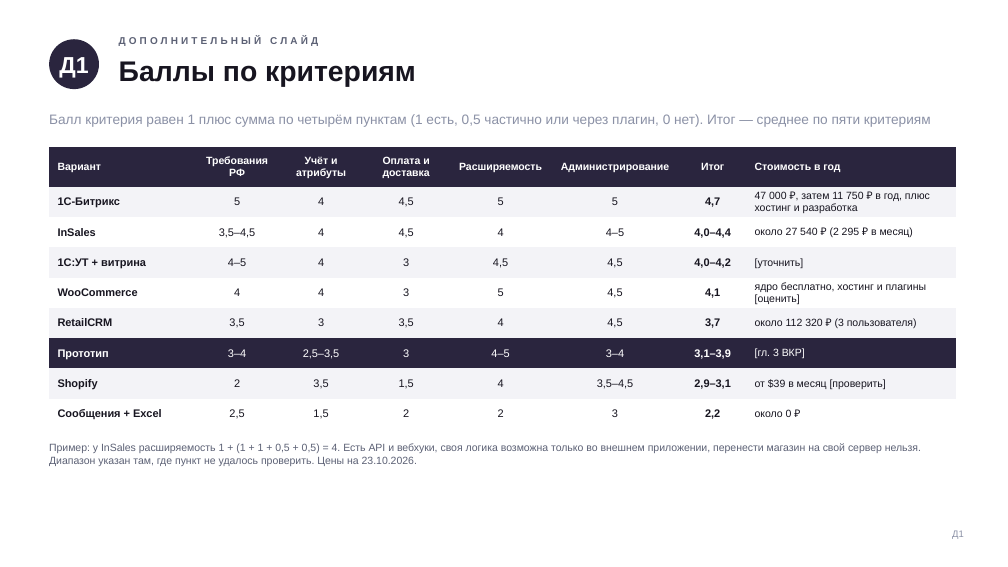
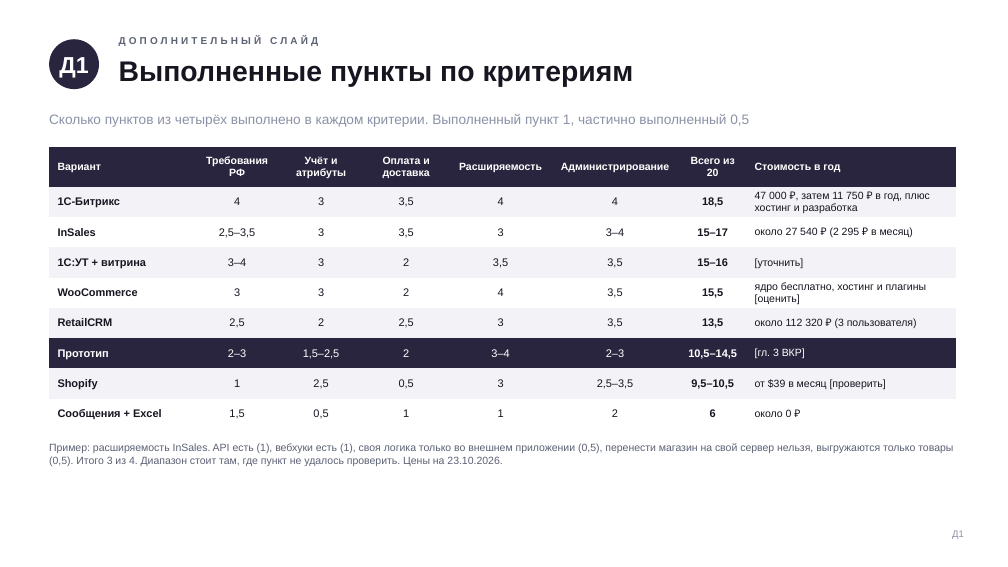
Before and after one commit to vfirsov/vfirsov-vr22-vkr, a slide deck: slide 11 of docs/Сравнение с аналогами — презентация.pptx. Drawn at 1008x567 pixels with LibreOffice and Linux fonts; fonts in the diff are those of the drawing; background and template pictures are left out. Boxes give left, top, right and bottom in pixels: in the first picture for what was removed or moved away, otherwise in the second. Text is boxed around its words. In the diff, an @@ line names an element or a change of style, - is before the commit and + after.

```diff
--- a/docs/Сравнение с аналогами — презентация.pptx
+++ b/docs/Сравнение с аналогами — презентация.pptx
@@ title at [119,61,634,87]: text changed @@
-Баллы по критериям
+Выполненные пункты по критериям
@@ text at [49,114,749,127]: text changed @@
-Балл критерия равен 1 плюс сумма по четырём пунктам (1 есть, 0,5 частично или через плагин, 0 нет). Итог — среднее по пяти критериям
+Сколько пунктов из четырёх выполнено в каждом критерии. Выполненный пункт 1, частично выполненный 0,5
@@ table at [49,147,957,423] @@
-row 1, column 7: Итог
+row 1, column 7: Всего из 20
-row 2: 1С-Битрикс | 5 | 4 | 4,5 | 5 | 5 | 4,7 | 47 000 ₽, затем 11 750 ₽ в год, плюс хостинг и разработка
+row 2: 1С-Битрикс | 4 | 3 | 3,5 | 4 | 4 | 18,5 | 47 000 ₽, затем 11 750 ₽ в год, плюс хостинг и разработка
-row 3: InSales | 3,5–4,5 | 4 | 4,5 | 4 | 4–5 | 4,0–4,4 | около 27 540 ₽ (2 295 ₽ в месяц)
+row 3: InSales | 2,5–3,5 | 3 | 3,5 | 3 | 3–4 | 15–17 | около 27 540 ₽ (2 295 ₽ в месяц)
-row 4: 1С:УТ + витрина | 4–5 | 4 | 3 | 4,5 | 4,5 | 4,0–4,2 | [уточнить]
+row 4: 1С:УТ + витрина | 3–4 | 3 | 2 | 3,5 | 3,5 | 15–16 | [уточнить]
-row 5: WooCommerce | 4 | 4 | 3 | 5 | 4,5 | 4,1 | ядро бесплатно, хостинг и плагины [оценить]
+row 5: WooCommerce | 3 | 3 | 2 | 4 | 3,5 | 15,5 | ядро бесплатно, хостинг и плагины [оценить]
-row 6: RetailCRM | 3,5 | 3 | 3,5 | 4 | 4,5 | 3,7 | около 112 320 ₽ (3 пользователя)
+row 6: RetailCRM | 2,5 | 2 | 2,5 | 3 | 3,5 | 13,5 | около 112 320 ₽ (3 пользователя)
-row 7: Прототип | 3–4 | 2,5–3,5 | 3 | 4–5 | 3–4 | 3,1–3,9 | [гл. 3 ВКР]
+row 7: Прототип | 2–3 | 1,5–2,5 | 2 | 3–4 | 2–3 | 10,5–14,5 | [гл. 3 ВКР]
-row 8: Shopify | 2 | 3,5 | 1,5 | 4 | 3,5–4,5 | 2,9–3,1 | от $39 в месяц [проверить]
+row 8: Shopify | 1 | 2,5 | 0,5 | 3 | 2,5–3,5 | 9,5–10,5 | от $39 в месяц [проверить]
-row 9: Сообщения + Excel | 2,5 | 1,5 | 2 | 2 | 3 | 2,2 | около 0 ₽
+row 9: Сообщения + Excel | 1,5 | 0,5 | 1 | 1 | 2 | 6 | около 0 ₽
@@ text at [49,443,953,466]: text changed @@
-Пример: у InSales расширяемость 1 + (1 + 1 + 0,5 + 0,5) = 4. Есть API и вебхуки, своя логика возможна только во внешнем приложении, перенести магазин на свой сервер нельзя. Диапазон указан там, где пункт не удалось проверить. Цены на 23.10.2026.
+Пример: расширяемость InSales. API есть (1), вебхуки есть (1), своя логика только во внешнем приложении (0,5), перенести магазин на свой сервер нельзя, выгружаются только товары (0,5). Итого 3 из 4. Диапазон стоит там, где пункт не удалось проверить. Цены на 23.10.2026.
```
Also in this commit, not shown: 8 other slides changed, 3 slides removed, 3 other files.
